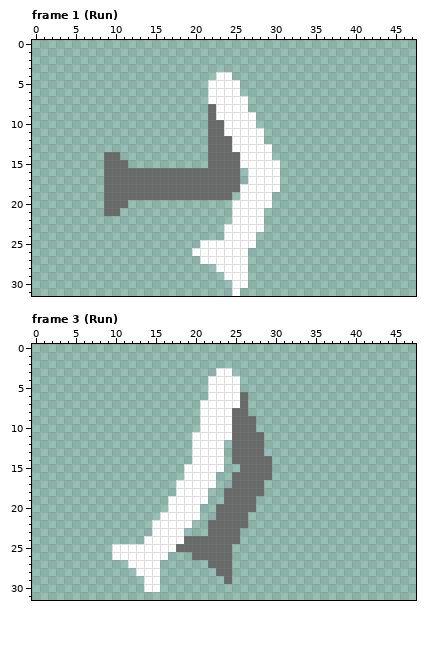
Two versions of one pixel-art file, Sprites/Pawns/Pawn_12/Pawn_12.aseprite. This is how it looked before the edit.
48x64 pixels, 31 frames. Shown: frame 1 (Run), frame 3 (Run). The old version is drawn lined up with the new one, on the new canvas. The commit also changed other frames, which this record leaves out.
Once edited:
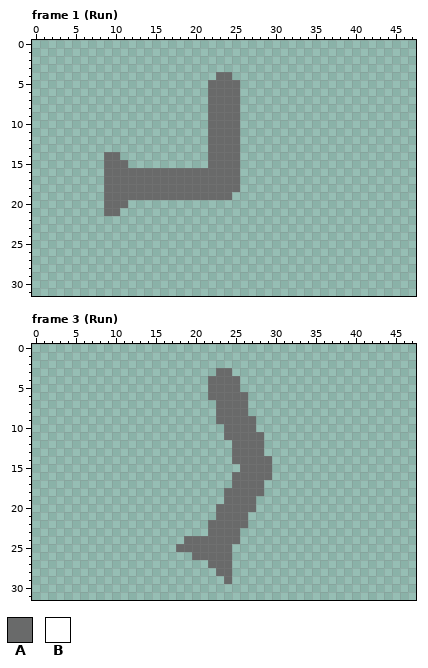
Palette (. is transparent): A #696a6a  B #ffffff
The author wrote: a lot added crossbow maybe a pawn bunch of otherstuff i dont know i havent left the house
The edit:
canvas 48x64 -> 48x32, the old top-left corner now at 0,-28 (the part of the old canvas that was cut away was empty and is not shown)
--- frame 1 (Run)
@@ x 18..32 @@
  3 ...............
- 4 .....BB........
- 5 ....BBBB.......
- 6 ....BBBB.......
- 7 ....BBBBB......
- 8 ....ABBBB......
- 9 ....ABBBBB.....
-10 ....AABBBB.....
-11 ....AABBBBB....
-12 ....AAABBBB....
-13 ....AAABBBBB...
-14 ....AAAABBBB...
-15 ....AAAABBBBB..
-16 AAAAAAAA.BBBB..
-17 AAAAAAAA.BBBB..
-18 AAAAAAAABBBBB..
-19 AAAAAAA.BBBB...
-20 .......BBBBB...
-21 .......BBBB....
-22 .......BBBB....
-23 ......BBBBB....
-24 ......BBBB.....
-25 ...BBBBBBB.....
-26 ..BBBBBBB......
-27 ...BBBBBB......
-28 .....BBBB......
-29 ......BBB......
-30 .......BB......
-31 .......B.......
+ 4 .....AA........
+ 5 ....AAAA.......
+ 6 ....AAAA.......
+ 7 ....AAAA.......
+ 8 ....AAAA.......
+ 9 ....AAAA.......
+10 ....AAAA.......
+11 ....AAAA.......
+12 ....AAAA.......
+13 ....AAAA.......
+14 ....AAAA.......
+15 ....AAAA.......
+16 AAAAAAAA.......
+17 AAAAAAAA.......
+18 AAAAAAAA.......
+19 AAAAAAA........
+20 ...............
+21 ...............
+22 ...............
+23 ...............
+24 ...............
+25 ...............
+26 ...............
+27 ...............
+28 ...............
+29 ...............
+30 ...............
+31 ...............
--- frame 3 (Run)
@@ x 8..27 @@
  2 ....................
- 3 ...............BB...
- 4 ..............BBBB..
- 5 ..............BBBB..
- 6 ..............BBBBA.
- 7 .............BBBBBA.
- 8 .............BBBBAA.
- 9 .............BBBBAAA
-10 .............BBBBAAA
-11 ............BBBBBAAA
-12 ............BBBB.AAA
-13 ............BBBB.AAA
-14 ............BBBB.AAA
-15 ...........BBBBB..AA
-16 ...........BBBB..AAA
-17 ..........BBBBB..AAA
-18 ..........BBBB..AAAA
-19 .........BBBBB..AAAA
-20 .........BBBB..AAAAA
-21 ........BBBBB..AAAA.
-22 .......BBBBB..AAAAA.
-23 .......BBBB...AAAA..
-24 ......BBBBBAAAAAAA..
-25 ..BBBBBBBBAAAAAAA...
-26 ..BBBBBBB...AAAAA...
-27 ....BBBB......AAA...
-28 .....BBB.......AA...
-29 ......BB........A...
-30 ......BB............
+ 3 ...............AA...
+ 4 ..............AAAA..
+ 5 ..............AAAA..
+ 6 ..............AAAAA.
+ 7 ...............AAAA.
+ 8 ...............AAAA.
+ 9 ...............AAAAA
+10 ................AAAA
+11 ................AAAA
+12 .................AAA
+13 .................AAA
+14 .................AAA
+15 ..................AA
+16 .................AAA
+17 .................AAA
+18 ................AAAA
+19 ................AAAA
+20 ...............AAAAA
+21 ...............AAAA.
+22 ..............AAAAA.
+23 ..............AAAA..
+24 ...........AAAAAAA..
+25 ..........AAAAAAA...
+26 ............AAAAA...
+27 ..............AAA...
+28 ...............AA...
+29 ................A...
+30 ....................
 31 ....................
